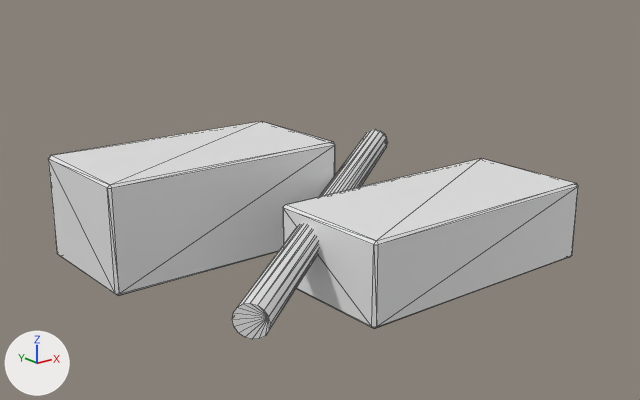
The glTF model assets/source/buildings/directorate/sources/logistics/logistics_hub/kit/collapsed_cargo.gltf as it was, and as the next commit left it.
The view is the same before and after, from a 50 mm camera at (-0.791, -0.983, 0.012) aimed at (-0.019, -0.017, -0.374). Arrows for +X, +Y and +Z are at lower left; the lights stay in place. The picture after the commit comes second. Mesh edges are drawn as thin lines. Vertices at exactly the same position are counted once.

In view in the first picture: 'collapsed_cargo'.
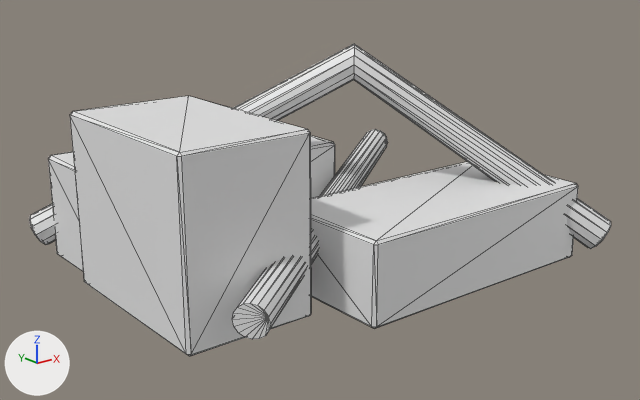
Changed parts and their boxes [x1, y1, x2, y2] in the pictures (640 x 400 px):
'collapsed_cargo', reshaped (10% wider, 43% taller)
    before: [48, 121, 578, 339]
    after: [29, 44, 611, 356]
part 1 of me_collapsed_cargo, added
    after: [29, 44, 611, 249]
part 2 of me_collapsed_cargo, added
    after: [70, 96, 311, 356]

Patch to the scene script:
```diff
--- a/assets/source/buildings/directorate/sources/logistics/logistics_hub/kit/collapsed_cargo.gltf.py
+++ b/assets/source/buildings/directorate/sources/logistics/logistics_hub/kit/collapsed_cargo.gltf.py
@@ me_collapsed_cargo @@
 # used by ob_collapsed_cargo; location = (0.0, 0.0, 0.0)
-me_collapsed_cargo.from_pydata(...)  # 80 vertices, 148 faces; spans x -0.32..0.28, y -0.268..0.24, z -0.465..-0.31
+me_collapsed_cargo.from_pydata(...)  # 140 vertices, 260 faces; spans x -0.348..0.331, y -0.291..0.292, z -0.465..-0.154
+# me_collapsed_cargo part 1: a new loose piece of 36 vertices spanning x -0.348..0.331, y -0.291..0.292, z -0.453..-0.154
+# me_collapsed_cargo part 2: a new loose piece of 24 vertices spanning x -0.34..-0.16, y -0.18..0.1, z -0.46..-0.22
```
